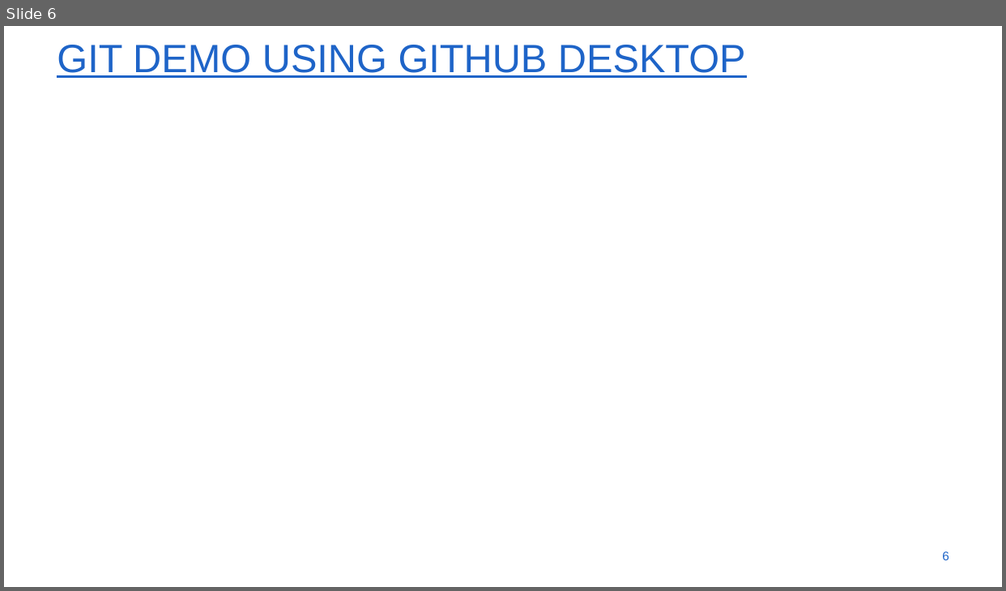
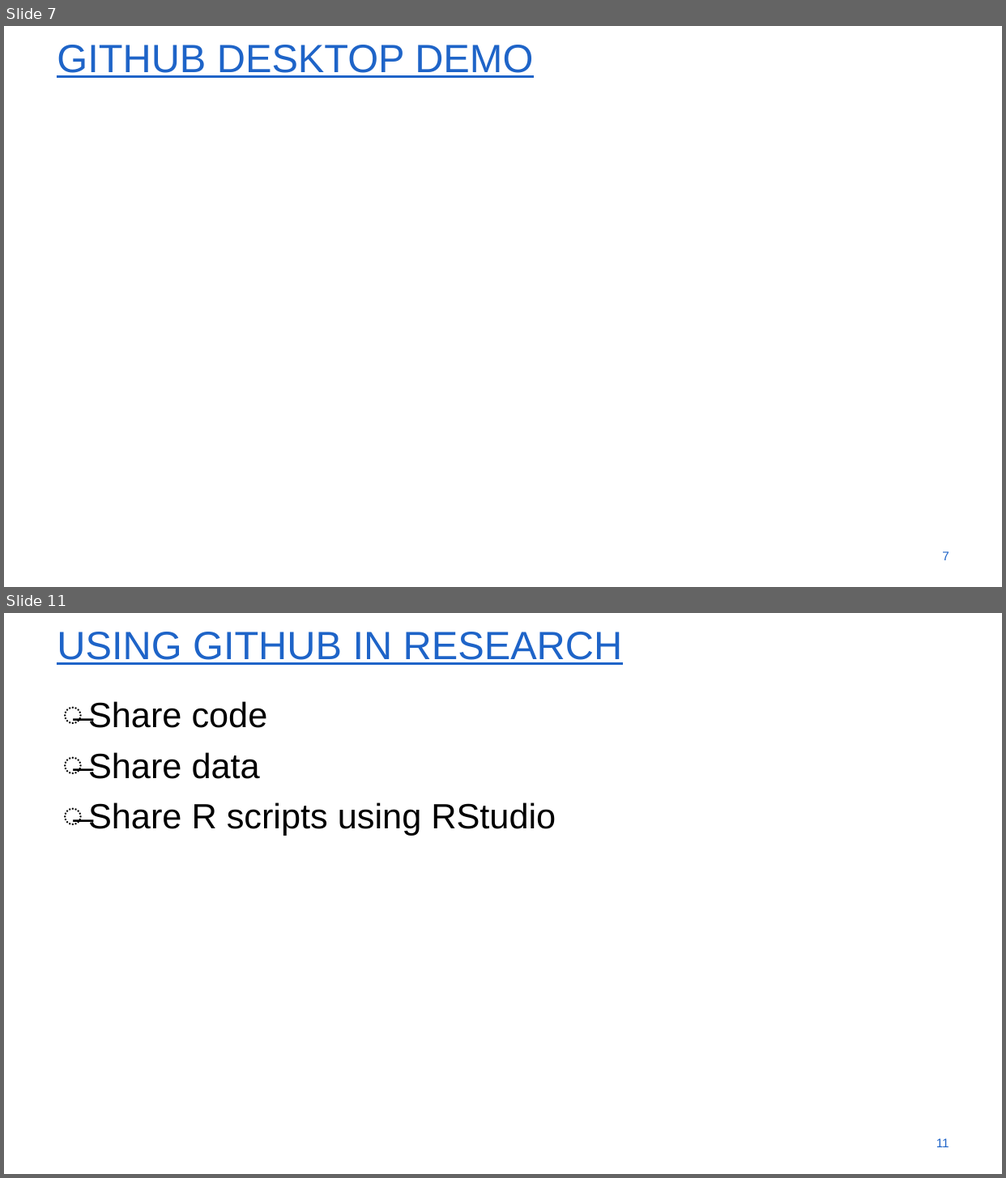
Before and after one commit to Qisi-Zhang/SSHTsessie, a slide deck: SSHTGithub.pptx. Shown one above the other, each under a label of ours: slide 6 before the commit, slides 7 and 11 after it; the slides between them are not shown. The pictures are 1006x591 and 1006x1178 pixels, drawn with LibreOffice and Linux fonts; fonts in the diff are those of the drawing; background and template pictures are left out. Boxes give left, top, right and bottom in pixels: in the first picture for what was removed or moved away, otherwise in the second. Text is boxed around its words. In the diff, an @@ line names an element or a change of style, - is before the commit and + after.

```diff
--- a/SSHTGithub.pptx
+++ b/SSHTGithub.pptx
@@ slide 11 added at [4,613,1002,1174], background #FFFFFF @@
@@ title added at [57,632,623,665], 54 pt, text #1E64C8, underline @@
+USING GITHUB IN RESEARCH
@@ text added at [88,701,556,835], 48 pt, text #000000 @@
+̶ Share code
+̶ Share data
+̶ Share R scripts using RStudio
@@ page number added at [936,1139,949,1148], 17.1 pt, text #1E64C8 @@
+11
@@ what was slide 6 is now slide 7 @@
@@ slide 7 changed as well @@
@@ title at [57,45,533,78]: text changed @@
-GIT DEMO USING GITHUB DESKTOP
+GITHUB DESKTOP DEMO
@@ page number at [942,552,949,561]: text changed @@
-6
+7
```
Also in this commit, not shown: 4 other slides changed, 5 other slides added, 2 slides removed.
